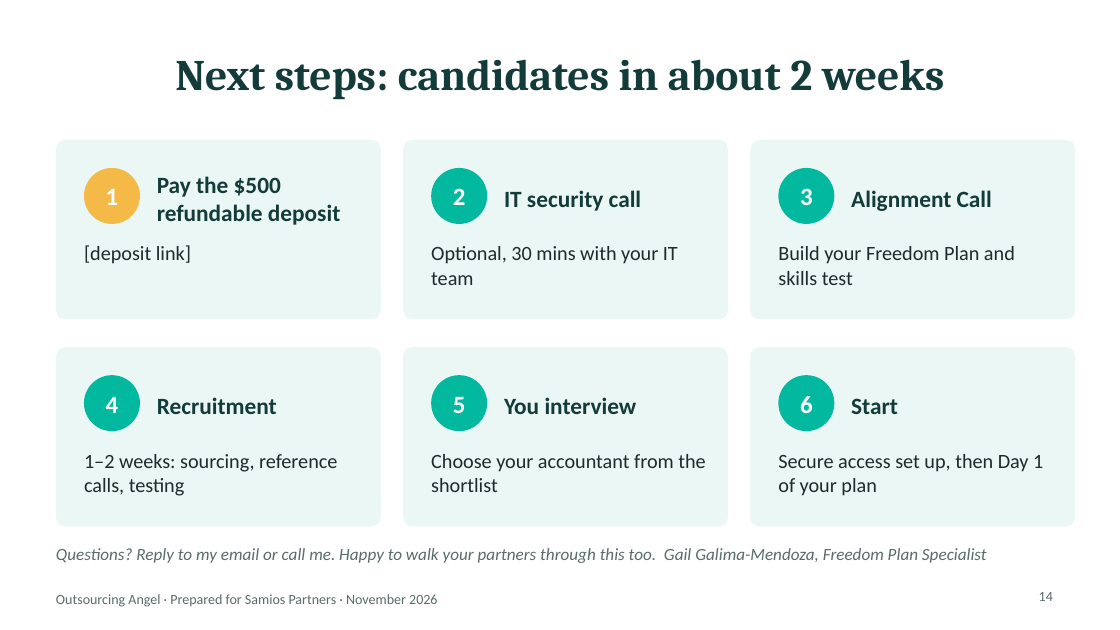
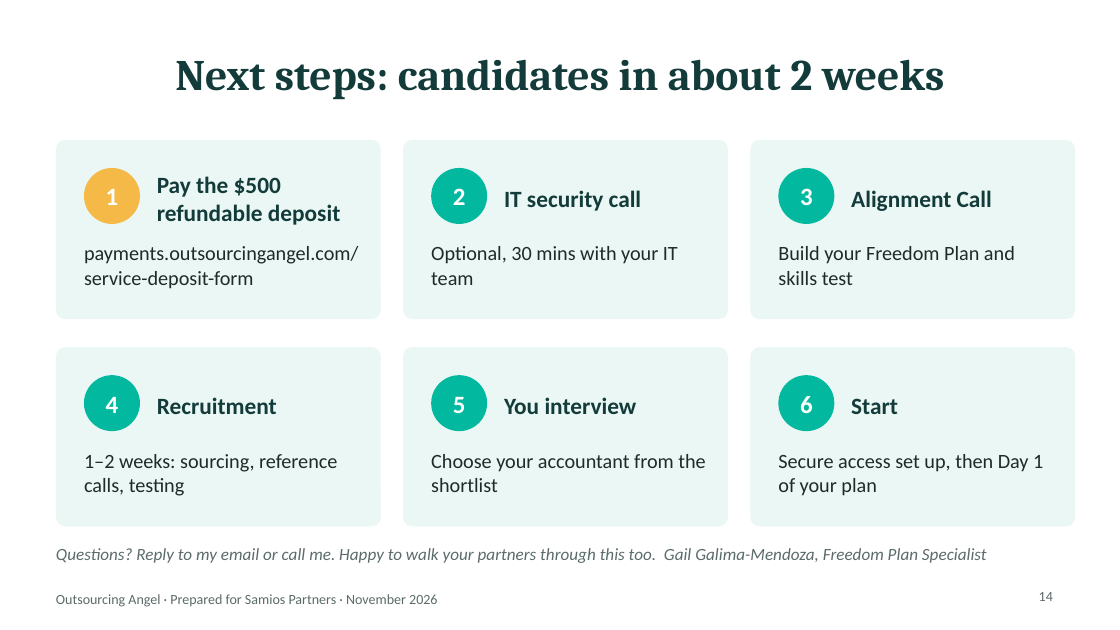
Before and after one commit to gail-gif/OA, a slide deck: slide 14 of Vania_Wang_Samios_Partners_Proposal.pptx. Drawn at 1120x630 pixels with LibreOffice and Linux fonts; fonts in the diff are those of the drawing. Boxes give left, top, right and bottom in pixels: in the first picture for what was removed or moved away, otherwise in the second. Text is boxed around its words. In the diff, an @@ line names an element or a change of style, - is before the commit and + after.

```diff
--- a/Vania_Wang_Samios_Partners_Proposal.pptx
+++ b/Vania_Wang_Samios_Partners_Proposal.pptx
@@ text at (84,246,358,289): text changed @@
-[deposit link]
+payments.outsourcingangel.com/service-deposit-form
```
